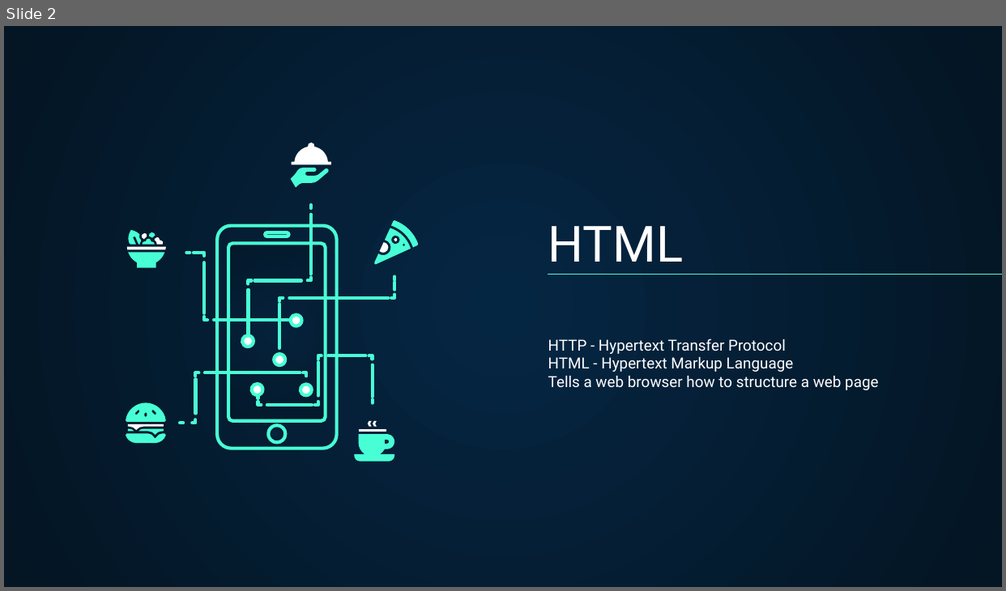
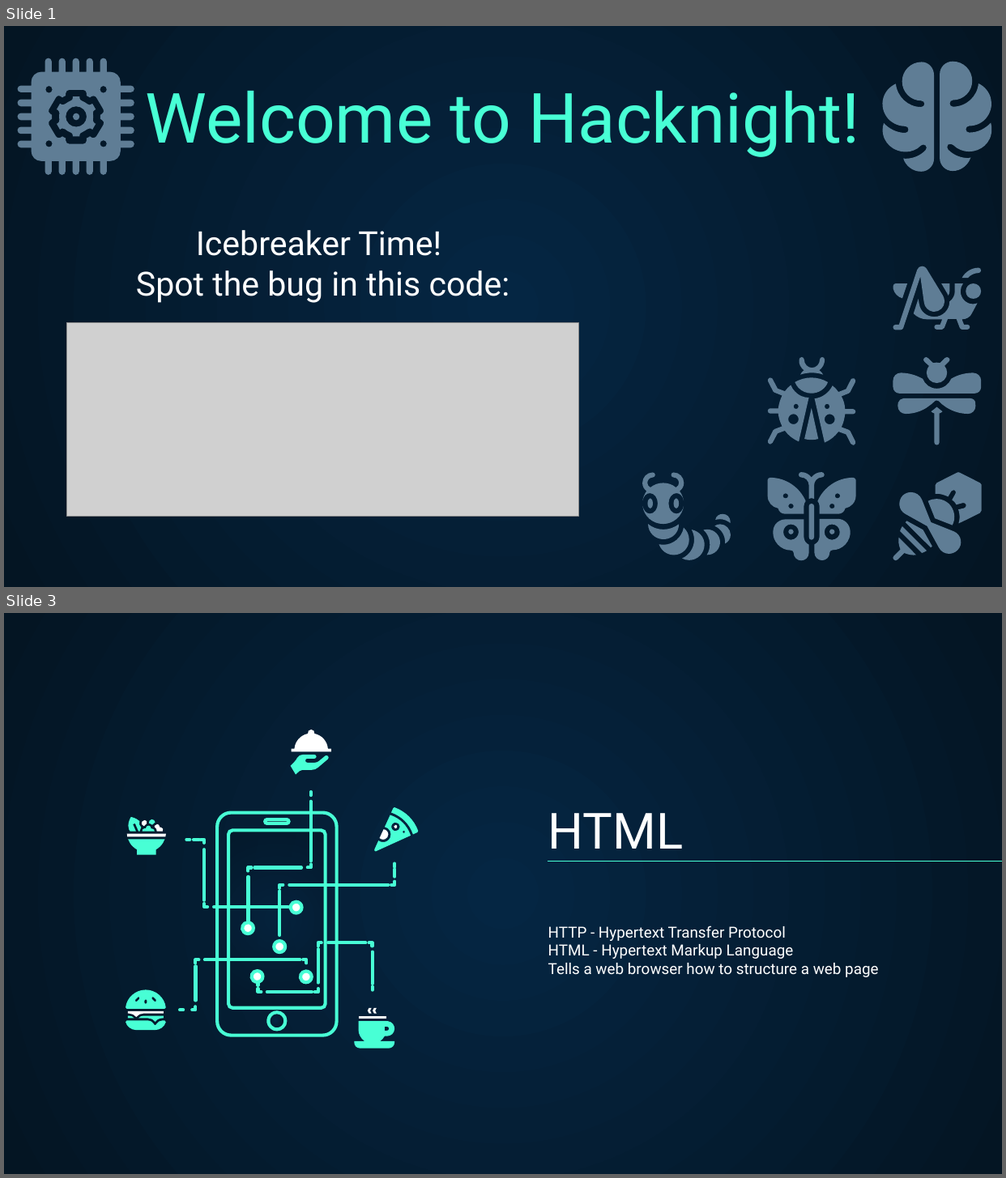
Before and after one commit to jarsnow/bugSmashers, a slide deck: bugsmashers_2024-2025/Web Development/Web Development.pptx. Shown one above the other, each under a label of ours: slide 2 before the commit, slides 1 and 3 after it; the slides between them are not shown. The pictures are 1006x591 and 1006x1178 pixels, drawn with LibreOffice and Linux fonts; fonts in the diff are those of the drawing; grey boxes stand for pictures. Boxes give left, top, right and bottom in pixels: in the first picture for what was removed or moved away, otherwise in the second. Text is boxed around its words. In the diff, an @@ line names an element or a change of style, - is before the commit and + after.

```diff
--- a/bugsmashers_2024-2025/Web Development/Web Development.pptx
+++ b/bugsmashers_2024-2025/Web Development/Web Development.pptx
@@ slide 1 added at bbox=[4, 26, 1002, 587], background gradient #052643 to #041523 @@
@@ freeform shape added at bbox=[17, 58, 134, 175], fill #5F7D95 @@
@@ freeform shape added at bbox=[878, 62, 934, 172], fill #5F7D95 @@
@@ freeform shape added at bbox=[940, 62, 996, 172], fill #5F7D95 @@
@@ freeform shape added at bbox=[57, 96, 96, 137], fill #5F7D95 @@
@@ title added at bbox=[146, 91, 860, 157], 50 pt, text #48FFD5 @@
+Welcome to Hacknight!
@@ freeform shape added at bbox=[73, 113, 80, 120], fill #5F7D95 @@
@@ subtitle added at bbox=[136, 230, 510, 303], 24 pt, text #FFFFFF @@
+Icebreaker Time!
+Spot the bug in this code:
@@ group added at bbox=[893, 267, 981, 331]: 7 freeform shapes @@
@@ picture added at bbox=[67, 323, 579, 517] @@
@@ group added at bbox=[767, 357, 855, 445]: 5 freeform shapes @@
@@ group added at bbox=[893, 357, 981, 445]: 4 freeform shapes @@
@@ group added at bbox=[642, 473, 731, 561]: 9 freeform shapes @@
@@ group added at bbox=[767, 472, 855, 561]: 8 freeform shapes @@
@@ group added at bbox=[892, 472, 981, 561]: 6 freeform shapes @@
@@ what was slide 2 is now slide 3 @@
```
Also in this commit, not shown: 4 slides changed, 7 other slides added, 14 slides removed.
